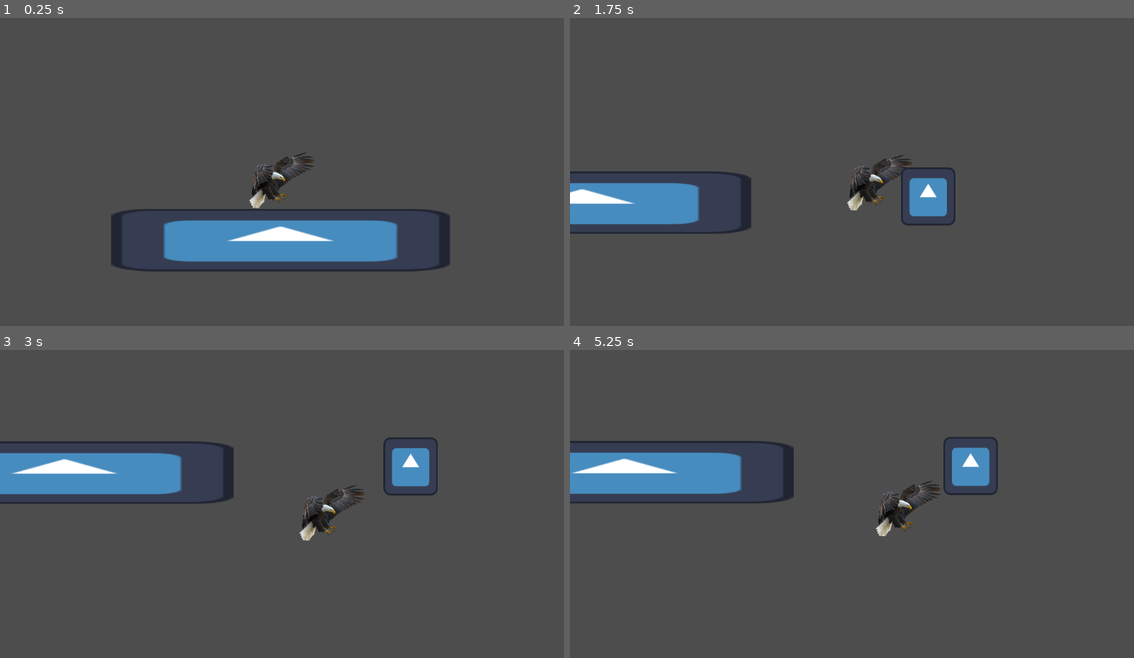
Above: before the commit, frames 1-4 (two rows, left to right).
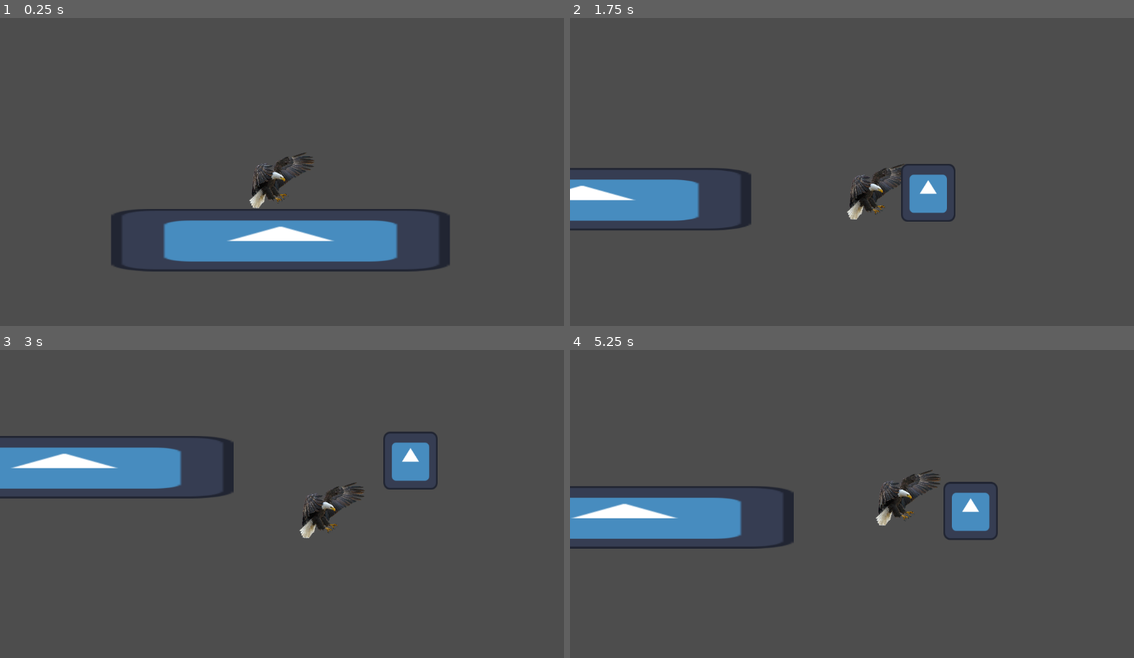
Above: after the commit, the same moments.

Repository: EthanShmepert/new.n.t
Game: Godot game, scene res://Player/PlayerTechDemo.tscn
Same seed, same stepped clock (60 frames per second), same inputs: the game is played once before the commit and once after it. The engine's default icon, where the game draws it, is replaced by a stand-in: a white triangle on a blue panel in a dark square.
Inputs:
- Up to frame 1 (0.25 s): no input
- Up to frame 2 (1.75 s): tap Enter (ui_accept) at 0.5, 1.35, 1.52 s; hold Enter (ui_accept) 0.53-1.28 s; hold Right (ui_right) from 0.53 s (still down)
- Up to frame 3 (3 s): tap Enter (ui_accept) at 1.82, 2.85 s; release Right (ui_right) at 2.03 s; hold Left (ui_left) 2.03-2.78 s; hold Enter (ui_accept) 2.03-2.78 s; hold Right (ui_right) from 2.78 s (still down)
- Up to frame 4 (5.25 s): tap Enter (ui_accept) at 3.02, 3.32, 4.35, 4.52, 4.82 s; hold Enter (ui_accept) 3.53-4.28 s; release Right (ui_right) at 4.28 s; hold Left (ui_left) 4.28-5.03 s; hold Right (ui_right) from 5.03 s (still down); hold Enter (ui_accept) from 5.03 s (still down)

The runs differ from the first frame. In frame 1, less than 0.1% of the frame differs, in the area x 45-53%, y 44-58%; in frame 2, 3.0%; in frame 3, 4.2%; in frame 4, 13%, in the area x 0-76%, y 28-65%.

Commit message:
Movement bug fixing
Can no longer dash twice in air

Diff:
--- a/Player/Player.tscn
+++ b/Player/Player.tscn
@@ -11,6 +11,7 @@
 
 [node name="CharacterBody2D" type="CharacterBody2D" parent="."]
 physics_interpolation_mode = 1
+auto_translate_mode = 1
 scale = Vector2(0.15, 0.15)
 script = ExtResource("1_q3lat")
 
@@ -19,6 +20,8 @@
 shape = SubResource("CapsuleShape2D_3qydi")
 
 [node name="Sprite2D" type="Sprite2D" parent="CharacterBody2D"]
+texture_filter = 1
+texture_repeat = 2
 texture = ExtResource("1_3qydi")
 
 [node name="Camera2D" type="Camera2D" parent="CharacterBody2D"]
--- a/Player/Player_Movement.gd
+++ b/Player/Player_Movement.gd
@@ -21,7 +21,7 @@
 var canWalk = true
 var isWalking = false
 
-var canDash = true
+var dashCount = 1
 var isDashing = false
 var dashLeft = 0 #variable to track dash distance measured in ms
 var dashDir = Vector2(0, 0) #direction dash was started in
@@ -56,8 +56,8 @@
 			velocity.y += gravity * 1.75 * delta
 
 	else:
-		if not canDash:
-			canDash = true
+		if dashCount == 0:
+			dashCount = 1
 		if isJumping:
 			isJumping = false
 		if is_on_floor() and Input.is_action_just_pressed("ui_accept"):
@@ -67,7 +67,7 @@
 func calculateHorizontalVelocity(delta: float) -> void:
 
 	if Input.is_action_just_pressed("ui_accept") and velocity.y > -(jumpPower - 50):
-		if canDash:
+		if dashCount > 0:
 			dashLeft = dashTime
 
 			var xDirection = Input.get_axis("ui_left", "ui_right")
@@ -76,6 +76,7 @@
 			if xDirection == 0:
 				xDirection = prevDir
 			dashDir = Vector2(xDirection, yDirection)
+			dashCount -= 1
 
 	if dashLeft > 0:
 		dashLeft -= delta
@@ -85,7 +86,6 @@
 		if(dashLeft <= 0):
 			if velocity.y != 0:
 				velocity.y = 0
-				canDash = false
 
 	else:
 		var xDirection = Input.get_axis("ui_left", "ui_right")
